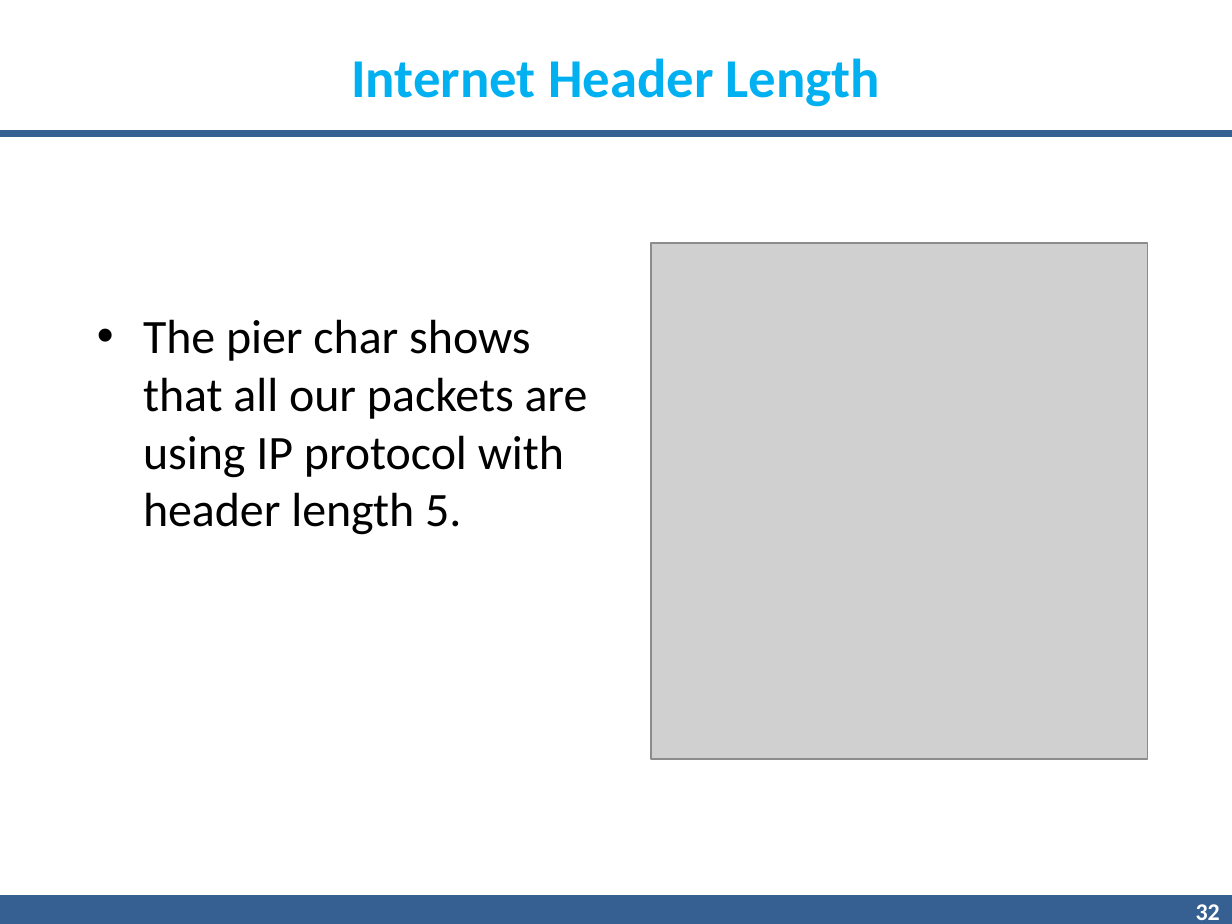
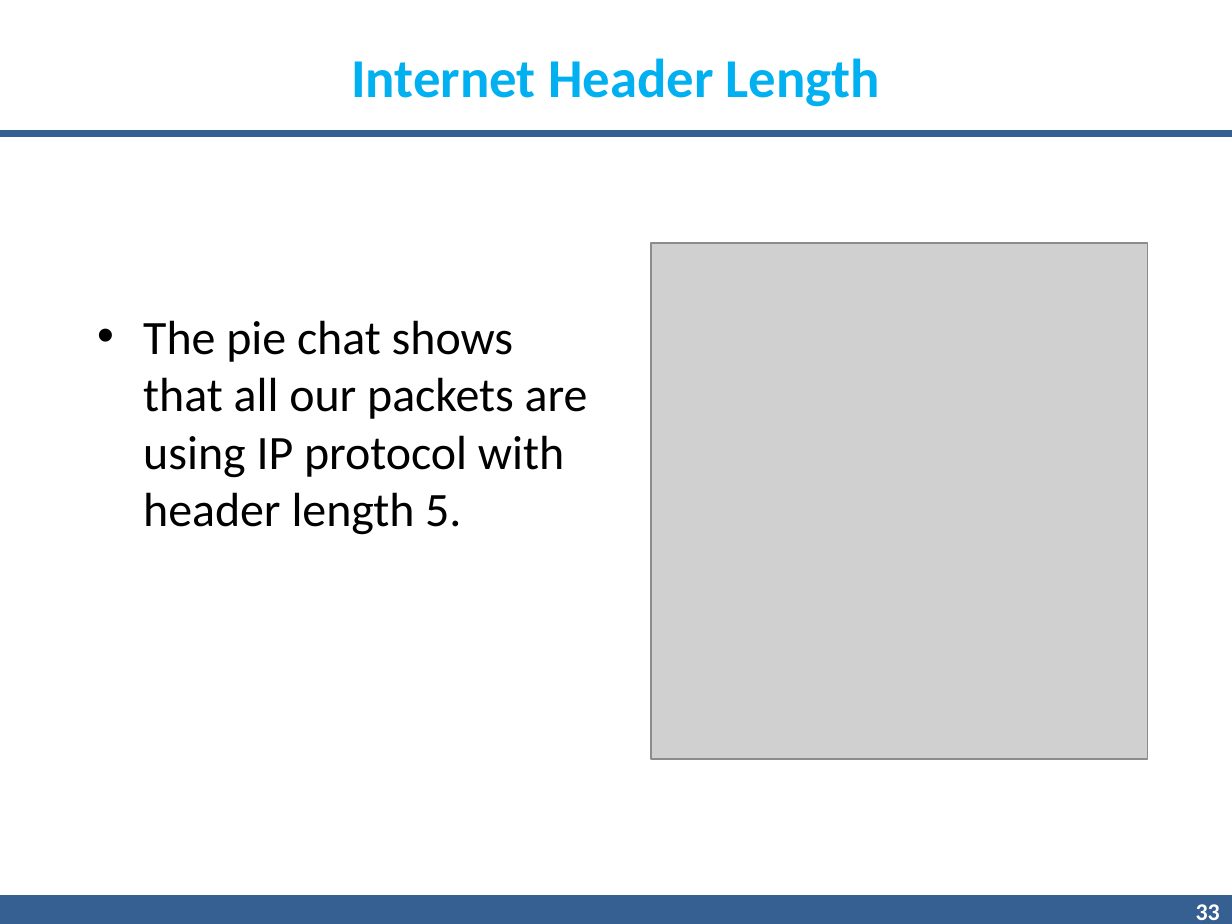
Before and after one commit to gnnain/Pcap_Reader, a slide deck: slide 33 of 7.pptx (slide 32 before the commit). Drawn at 1232x924 pixels with LibreOffice and Linux fonts; fonts in the diff are those of the drawing; grey boxes stand for pictures; background and template pictures are left out. Boxes give left, top, right and bottom in pixels: in the first picture for what was removed or moved away, otherwise in the second. Text is boxed around its words. In the diff, an @@ line names an element or a change of style, - is before the commit and + after.

```diff
--- a/7.pptx
+++ b/7.pptx
@@ text at <box>143,320,588,535</box>: text changed @@
-• The pier char shows that all our packets are using IP protocol with header length 5.
+• The pie chat shows that all our packets are using IP protocol with header length 5.
@@ page number at <box>1196,904,1220,920</box>: text changed @@
-32
+33
```
Also in this commit, not shown: 14 other slides changed, 6 slides added, 4 slides removed.
